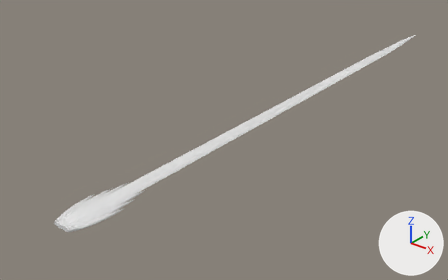
The glTF model godot/assets/waffen/modelle/degenklinge/t5_3.glb: old version first, new version second.
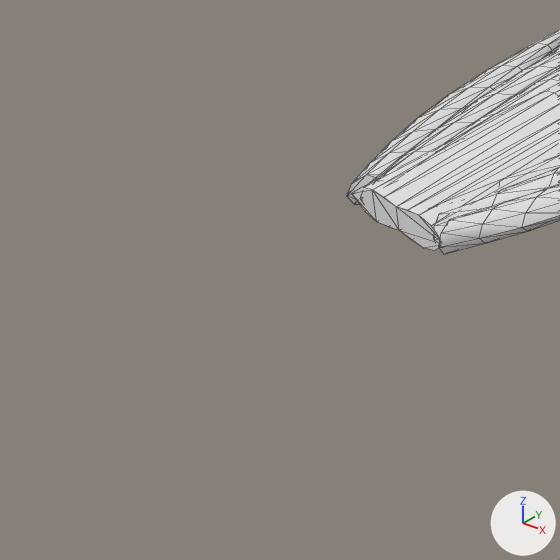
There are two pictures of each version: one whole from a camera (50 mm lens) standing at (0.484, -0.215, 0.373) and looking at (-0.066, 0.472, -0.053), one close up on the part from 0% to 19% of the width and 69% to 100% of the height. Arrows for +X, +Y and +Z are at lower right; the lights stay in place. The first two pictures are the older version. The close-ups show mesh edges as thin lines. Vertices at exactly the same position are counted once.

In view in the first close-up: 'degenklinge_t5_3'.
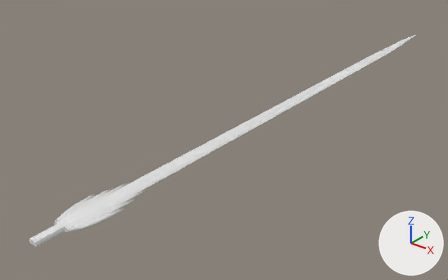
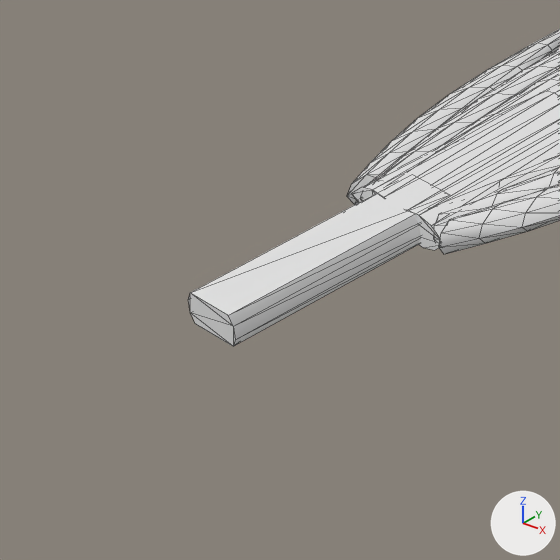
Pixel boxes (x1, y1, x2, y2) of what changed, in the close-ups (560 x 560 px):
'degenklinge_t5_3', reshaped
    before: (347, 29, 560, 254)
    after: (188, 29, 560, 346)
part 1 of me_degenklinge_t5_3, added
    after: (188, 176, 445, 346)

Edits to the bpy script that builds the scene:
```text
Change me_degenklinge_t5_3:
    used by ob_degenklinge_t5_3; location = (0.0, 0.0, 0.0)
    remove me_degenklinge_t5_3.from_pydata(...)  # 811 vertices, 1554 faces; spans x -0.025..0.025, y 0.111..1.039, z -0.003..0.003
    add me_degenklinge_t5_3.from_pydata(...)  # 827 vertices, 1582 faces; spans x -0.025..0.025, y 0.075..1.039, z -0.003..0.003
    me_degenklinge_t5_3 part 1: a new loose piece of 16 vertices spanning x -0.006..0.006, y 0.075..0.119, z -0.003..0.003, in mat_klinge (white #e7e7e7)
```
